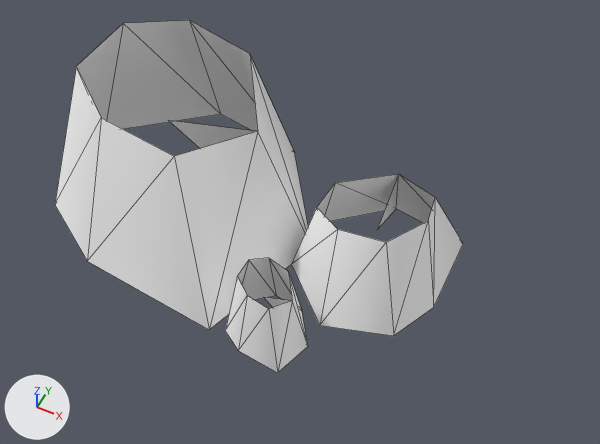
What one commit did to the OBJ model Assets/Art/Nova1492/GXConverted/Models/Unknown/Review/datan_common_fe988d02.obj.
Before and after are seen from a 50 mm camera at (3.37, -10.01, 13.27) aimed at (-1.8, 0.33, 0.35). Every picture has the same lights, and +X, +Y and +Z are marked at lower left. The picture after the commit comes second. Mesh edges are drawn as thin lines. Where no turn or scale is listed for an object, it has been applied to the vertices.

Names of what the first picture shows: 'datan_common_fe988d02'.
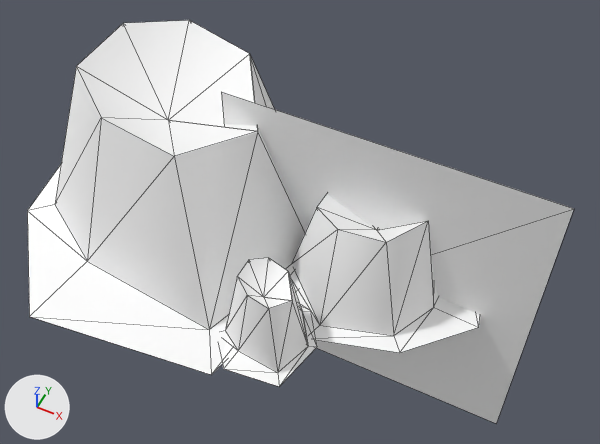
Pixel boxes (x1, y1, x2, y2) of what changed, in the pictures (600 x 444 px):
'datan_common_fe988d02_mesh03', added
    after: (221, 92, 574, 423)
'datan_common_fe988d02_mesh02', added
    after: (27, 165, 480, 386)
'datan_common_fe988d02_mesh00', added
    after: (77, 20, 427, 309)

The change, as a list of edits to the scene's bpy script:
```text
Add me_datan_common_fe988d02_mesh03:
    me_datan_common_fe988d02_mesh03.from_pydata([(-3.24, 0.0, 3.52), (-3.24, 0.0, -3.52), (3.24, 0.0, 3.52), (3.24, 0.0, -3.52)], [], [(0, 1, 2), (3, 2, 1)])
    me_datan_common_fe988d02_mesh03.materials.append(mat_datan_common_fe988d02)  # white #ffffff
Add me_datan_common_fe988d02_mesh02:
    me_datan_common_fe988d02_mesh02.from_pydata(...)  # 42 vertices, 42 faces; spans x -7.86..2.34, y -3.94..3.27, z 0.0..0.09
    me_datan_common_fe988d02_mesh02.materials.append(mat_datan_common_fe988d02)  # white #ffffff
Add me_datan_common_fe988d02_mesh00:
    me_datan_common_fe988d02_mesh00.from_pydata(...)  # 24 vertices, 21 faces; spans x -6.01..0.94, y -2.63..1.91, z 1.06..3.57
    me_datan_common_fe988d02_mesh00.materials.append(mat_datan_common_fe988d02)  # white #ffffff
Add ob_datan_common_fe988d02_mesh03:
    ob_datan_common_fe988d02_mesh03 = bpy.data.objects.new('datan_common_fe988d02_mesh03', me_datan_common_fe988d02_mesh03)
    ob_datan_common_fe988d02_mesh03.location = (0.0, 0.0, 0.0)
Add ob_datan_common_fe988d02_mesh02:
    ob_datan_common_fe988d02_mesh02 = bpy.data.objects.new('datan_common_fe988d02_mesh02', me_datan_common_fe988d02_mesh02)
    ob_datan_common_fe988d02_mesh02.location = (0.0, 0.0, 0.0)
Add ob_datan_common_fe988d02_mesh00:
    ob_datan_common_fe988d02_mesh00 = bpy.data.objects.new('datan_common_fe988d02_mesh00', me_datan_common_fe988d02_mesh00)
    ob_datan_common_fe988d02_mesh00.location = (0.0, 0.0, 0.0)
```
